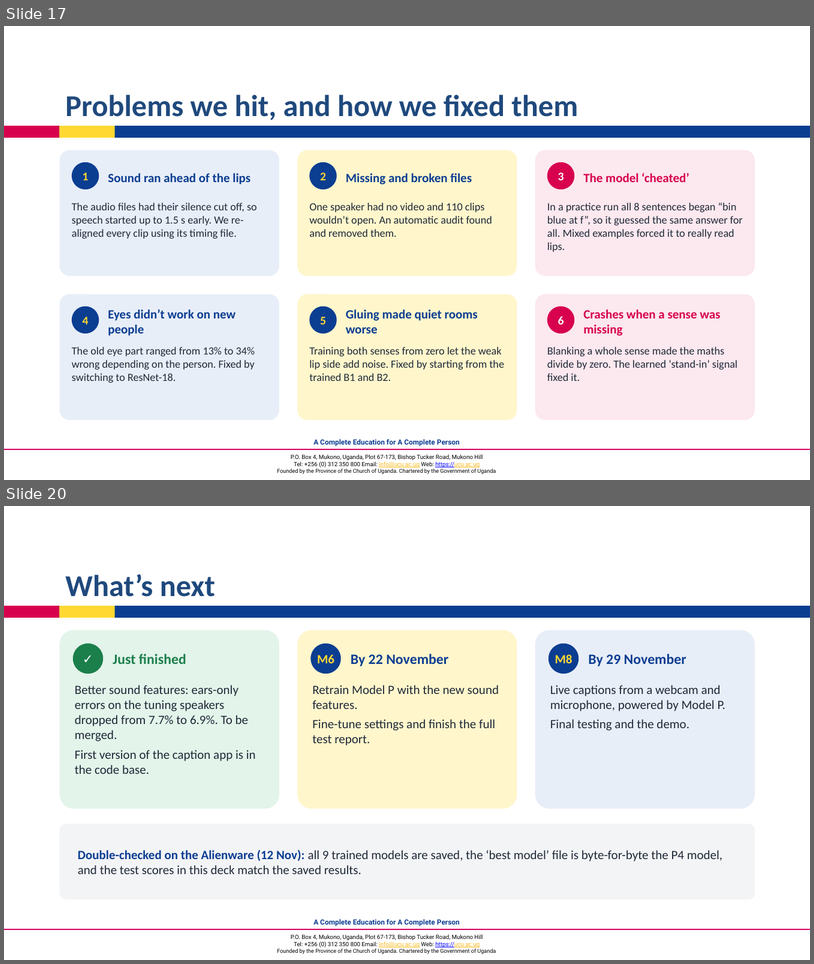
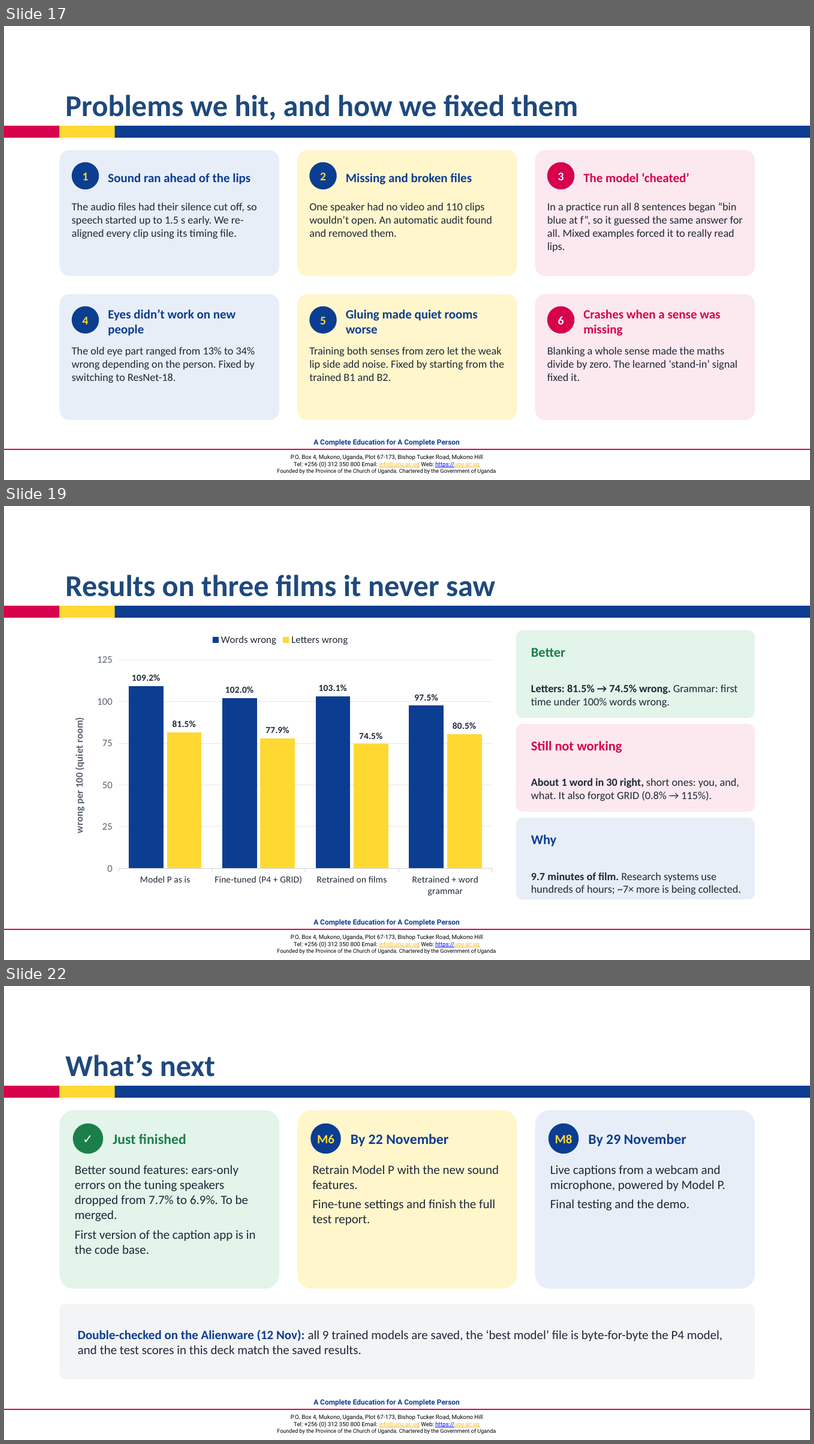
Before and after one commit to coleRodneyMigisha/cv_project_LipScribe, a slide deck: documentation/5_submissions/week3_report/LipScribe_Progress_Presentation.pptx. Shown one above the other, each under a label of ours: slides 17 and 20 before the commit, slides 17, 19 and 22 after it; the slides between them are not shown. The pictures are 814x964 and 814x1444 pixels, drawn with LibreOffice and Linux fonts; fonts in the diff are those of the drawing; background and template pictures are left out. Boxes give left, top, right and bottom in pixels: in the first picture for what was removed or moved away, otherwise in the second. Text is boxed around its words. In the diff, an @@ line names an element or a change of style, - is before the commit and + after.

Commit message:
Flix retrain + word-grammar results; four film slides in the presentation
Results on the 43 test clips (3 unseen films), clean, mean of 3 seeds:
- retrained on films (P4 recipe, best of 26 settings, 150 epochs): WER 103.1%, CER 74.5%
  (P4 as is 109.2/81.5; P4+GRID fine-tune 102.0/77.9); GRID test forgotten (115%)
- + lexicon/bigram LM: WER 97.5%, CER 80.5%; ~7 of 223 non-GRID words right vs ~3

Slides 18-21: what we built (mouth-crop montage, three approaches), results chart,
training curve with the real Alienware log (best round 46, then overfitting), and
three test scenes with subtitle vs captions (P4, retrained, retrained + grammar).

```diff
--- a/documentation/5_submissions/week3_report/LipScribe_Progress_Presentation.pptx
+++ b/documentation/5_submissions/week3_report/LipScribe_Progress_Presentation.pptx
@@ slide 19 added at (4,506,810,960), background #FFFFFF; not listed: 5 template elements that a slide beside it also shows @@
@@ title added at (65,574,495,597), 36 pt, text #1F497D, bold @@
+Results on three films it never saw
@@ column chart added at (60,627,501,902) @@
+categories: Model P as is, Fine-tuned (P4 + GRID), Retrained on films, Retrained + word grammar
+Words wrong: 109.2, 102, 103.1, 97.5
+Letters wrong: 81.5, 77.9, 74.5, 80.5
@@ rounded rectangle added at (516,630,755,718), fill #E3F4EA @@
@@ text added at (531,648,566,657), 16 pt, text #1B7F4B, bold @@
+Better
@@ text added at (531,684,738,707), 13 pt, text #1F2937 @@
+Letters: 81.5% → 74.5% wrong. Grammar: first time under 100% words wrong.
@@ rounded rectangle added at (516,724,755,811), fill #FCE8EF @@
@@ text added at (531,741,622,753), 16 pt, text #D7014D, bold @@
+Still not working
@@ text added at (531,778,740,801), 13 pt, text #1F2937 @@
+About 1 word in 30 right, short ones: you, and, what. It also forgot GRID (0.8% → 115%).
@@ rounded rectangle added at (516,817,755,899), fill #E8EEF8 @@
@@ text added at (531,834,557,846), 16 pt, text #0B3D91, bold @@
+Why
@@ text added at (531,872,741,894), 13 pt, text #1F2937 @@
+9.7 minutes of film. Research systems use hundreds of hours; ~7× more is being collected.
@@ what was slide 20 is now slide 22 @@
```
Also in this commit, not shown: 1 slide changed, 2 other slides added, 1 slide removed, 29 other files.
